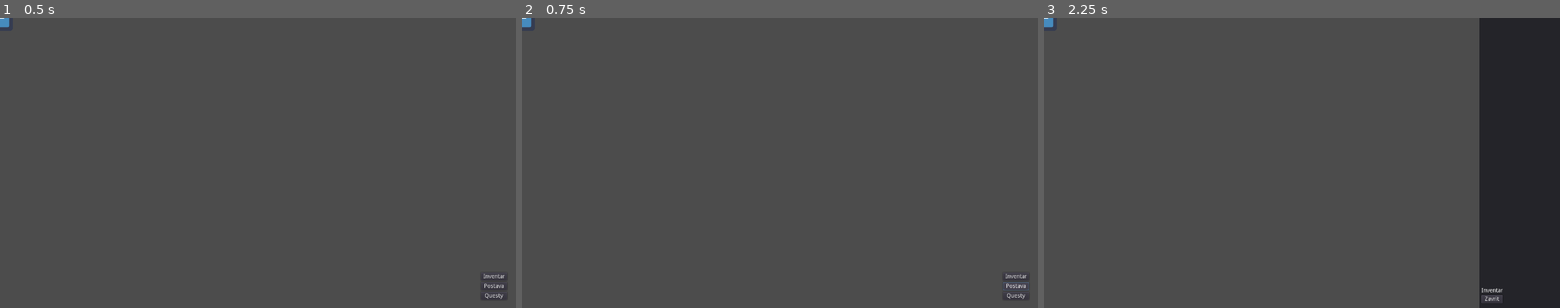
Above: before the commit, frames 1-3 (left to right).
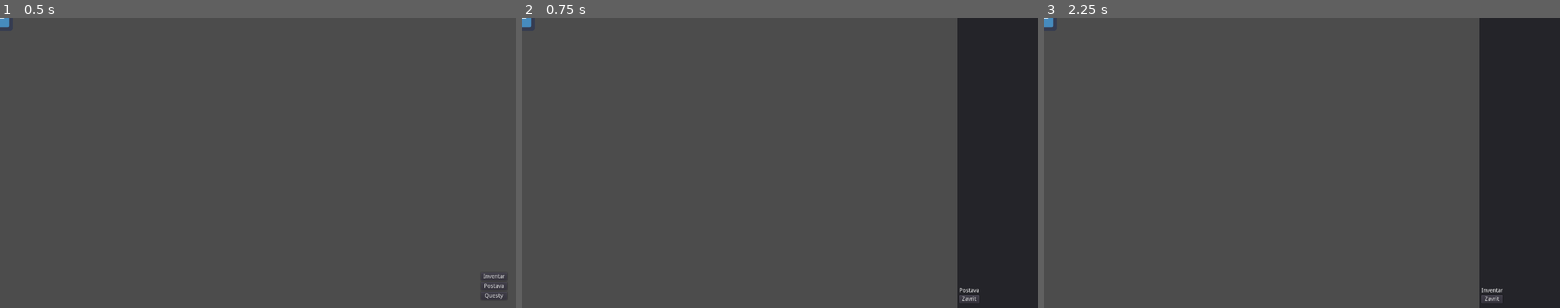
Above: after the commit, the same moments.

Repository: janzeman3/ibis_rpg
Game: Godot game, scene res://sceny/Hlavni.tscn
Two runs of this game, one before a commit and one after it. Both use one fixed random seed, a clock stepped at 60 frames per second and the inputs below. The engine's default icon, where the game draws it, is replaced by a stand-in: a white triangle on a blue panel in a dark square.
Inputs (mouse positions are in pixels of both pictures, inside the frame that each line leads up to):
- Up to frame 1 (0.5 s): no input
- Up to frame 2 (0.75 s): click "Postava" at 0.5 s
- Up to frame 3 (2.25 s): click (1492, 299) at 1.25 s, where only the run after the commit has a clickable "Zavrit"; click "Inventar" at 2 s

Frame 1 is identical in both runs. In frame 2, 15% of the frame differs, in the area x 84-100%, y 0-100%; in frame 3, nothing differs.

Commit message:
Postava
Signed-off-by: janzeman3 <janzeman3@gmail.com>

Diff:
--- a/sceny/Hlavni.gd
+++ b/sceny/Hlavni.gd
@@ -2,10 +2,18 @@
 
 func _ready():
 	$Inventar.hide()
+	$Postava.hide()
 
 func _on_Ovladani_oteviramInventar():
+	$Ovladani.hide()
 	$Inventar.show()
-	$Ovladani.hide()
 
 func _on_Inventar_zaviramInventar():
 	$Ovladani.show()
+
+func _on_Postava_zaviramPostavu():
+	$Ovladani.show()
+
+func _on_Ovladani_oteviramPostavu():
+	$Ovladani.hide()
+	$Postava.show()
--- a/sceny/Hlavni.tscn
+++ b/sceny/Hlavni.tscn
@@ -1,9 +1,10 @@
-[gd_scene load_steps=5 format=2]
+[gd_scene load_steps=6 format=2]
 
 [ext_resource path="res://sceny/hrac.tscn" type="PackedScene" id=1]
 [ext_resource path="res://sceny/Hlavni.gd" type="Script" id=2]
 [ext_resource path="res://sceny/ovladani.tscn" type="PackedScene" id=3]
 [ext_resource path="res://sceny/Inventar.tscn" type="PackedScene" id=4]
+[ext_resource path="res://sceny/Postava.tscn" type="PackedScene" id=5]
 
 [node name="Hlavni" type="Node"]
 script = ExtResource( 2 )
@@ -17,5 +18,9 @@
 margin_bottom = 699.543
 
 [node name="Inventar" parent="." instance=ExtResource( 4 )]
+
+[node name="Postava" parent="." instance=ExtResource( 5 )]
 [connection signal="oteviramInventar" from="Ovladani" to="." method="_on_Ovladani_oteviramInventar"]
+[connection signal="oteviramPostavu" from="Ovladani" to="." method="_on_Ovladani_oteviramPostavu"]
 [connection signal="zaviramInventar" from="Inventar" to="." method="_on_Inventar_zaviramInventar"]
+[connection signal="zaviramPostavu" from="Postava" to="." method="_on_Postava_zaviramPostavu"]
--- /dev/null
+++ b/sceny/Postava.gd
@@ -0,0 +1,7 @@
+extends Panel
+
+signal zaviramPostavu
+
+func _on_Zavrit_pressed():
+	hide()
+	emit_signal("zaviramPostavu")
--- /dev/null
+++ b/sceny/Postava.tscn
@@ -0,0 +1,33 @@
+[gd_scene load_steps=2 format=2]
+
+[ext_resource path="res://sceny/Postava.gd" type="Script" id=1]
+
+[node name="Postava" type="Panel"]
+margin_left = 1080.0
+margin_right = 1280.0
+margin_bottom = 720.0
+script = ExtResource( 1 )
+__meta__ = {
+"_edit_use_anchors_": false
+}
+
+[node name="GridContainer" type="GridContainer" parent="."]
+margin_left = 5.0
+margin_top = 670.0
+margin_right = 195.0
+margin_bottom = 715.0
+__meta__ = {
+"_edit_use_anchors_": false
+}
+
+[node name="Titulek" type="Label" parent="GridContainer"]
+margin_right = 49.0
+margin_bottom = 14.0
+text = "Postava"
+
+[node name="Zavrit" type="Button" parent="GridContainer"]
+margin_top = 18.0
+margin_right = 49.0
+margin_bottom = 38.0
+text = "Zavrit"
+[connection signal="pressed" from="GridContainer/Zavrit" to="." method="_on_Zavrit_pressed"]
